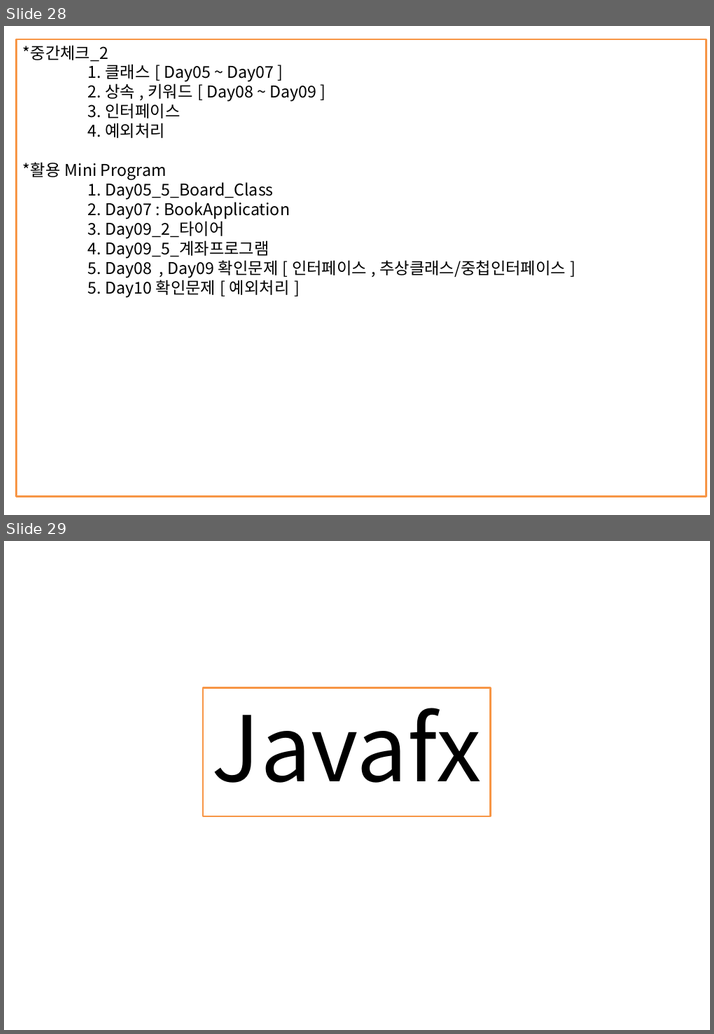
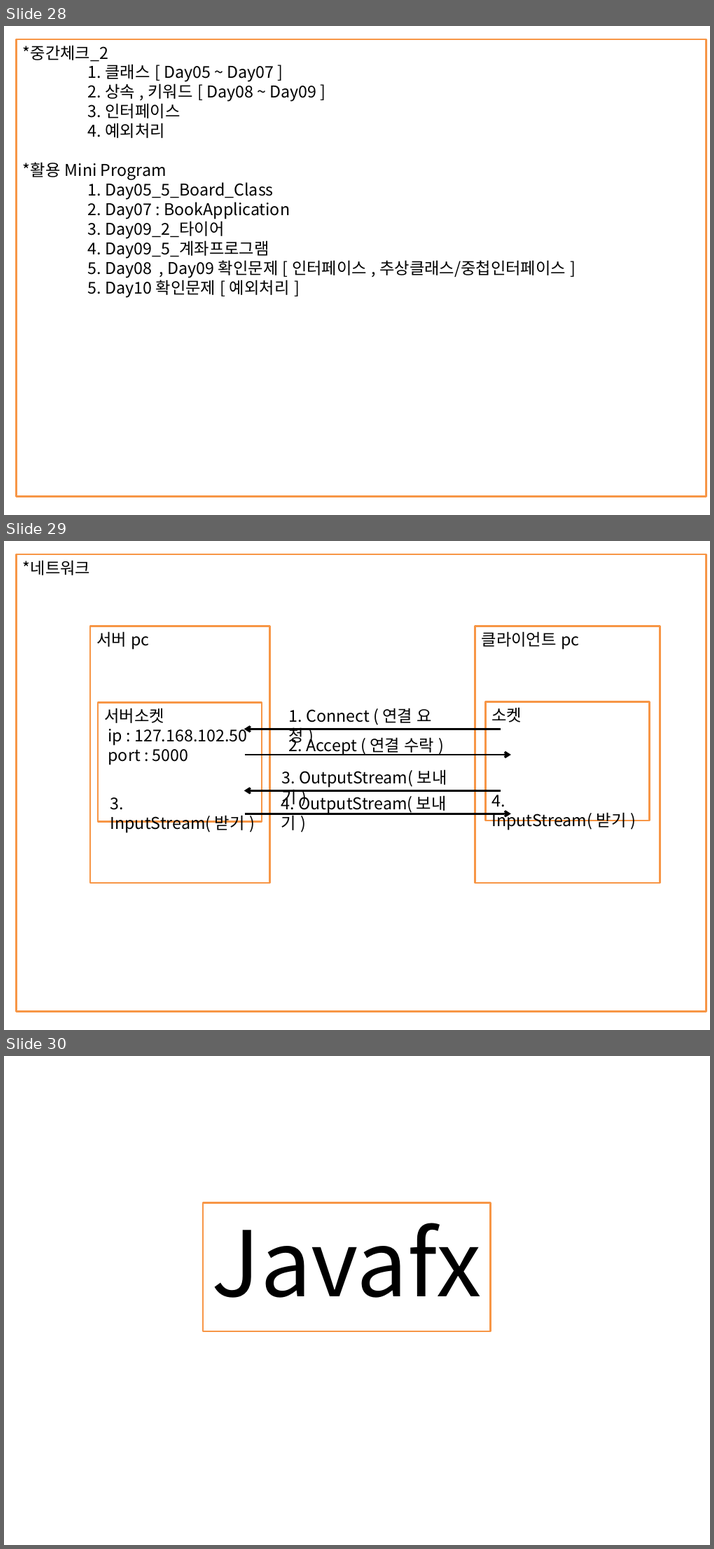
Before and after one commit to itdanja/web_ezen_1, a slide deck: java1/src/정리함/JAVA정리.pptx. Shown one above the other, each under a label of ours: slides 28 and 29 before the commit, slides 28, 29 and 30 after it. The pictures are 714x1034 and 714x1549 pixels, drawn with LibreOffice and Linux fonts; fonts in the diff are those of the drawing. Boxes give left, top, right and bottom in pixels: in the first picture for what was removed or moved away, otherwise in the second. Text is boxed around its words. In the diff, an @@ line names an element or a change of style, - is before the commit and + after.

Commit message:
day29_네트워크기초

```diff
--- a/java1/src/정리함/JAVA정리.pptx
+++ b/java1/src/정리함/JAVA정리.pptx
@@ slide 29 added at (4,541,710,1030), background #FFFFFF @@
@@ rectangle added at (17,555,705,1011), outline #F79646 2 pt, 18 pt, text #000000 @@
+*네트워크
@@ rectangle added at (90,626,270,883), outline #F79646 2 pt, 18 pt, text #000000 @@
+서버 pc
@@ rectangle added at (475,626,659,883), outline #F79646 2 pt, 18 pt, text #000000 @@
+클라이언트 pc
@@ rectangle added at (98,703,262,821), outline #F79646 2 pt, 18 pt, text #000000 @@
+서버소켓
+ip : 127.168.102.50
+port : 5000
@@ text added at (289,708,432,745), 18 pt, text #000000 @@
+1. Connect ( 연결 요청 )
@@ rectangle added at (486,702,649,820), outline #F79646 2 pt, 18 pt, text #000000 @@
+소켓
@@ arrow added from (500, 729) to (244, 729), #000000 2.25 pt @@
@@ text added at (289,735,434,755), 18 pt, text #000000 @@
+2. Accept ( 연결 수락 )
@@ arrow added from (244, 755) to (511, 755), #000000 2.25 pt @@
@@ text added at (282,769,447,807), 18 pt, text #000000 @@
+3. OutputStream( 보내기 )
@@ arrow added from (500, 790) to (244, 790), #000000 2.25 pt @@
@@ text added at (281,792,446,830), 18 pt, text #000000 @@
+4. OutputStream( 보내기 )
@@ text added at (491,789,626,830), 18 pt, text #000000 @@
+4. InputStream( 받기 )
@@ text added at (110,797,245,833), 18 pt, text #000000 @@
+3. InputStream( 받기 )
@@ arrow added from (244, 813) to (511, 813), #000000 2.25 pt @@
@@ what was slide 29 is now slide 30 @@
```
Also in this commit, not shown: 4 slides changed, 2 other slides added, 5 other files.
